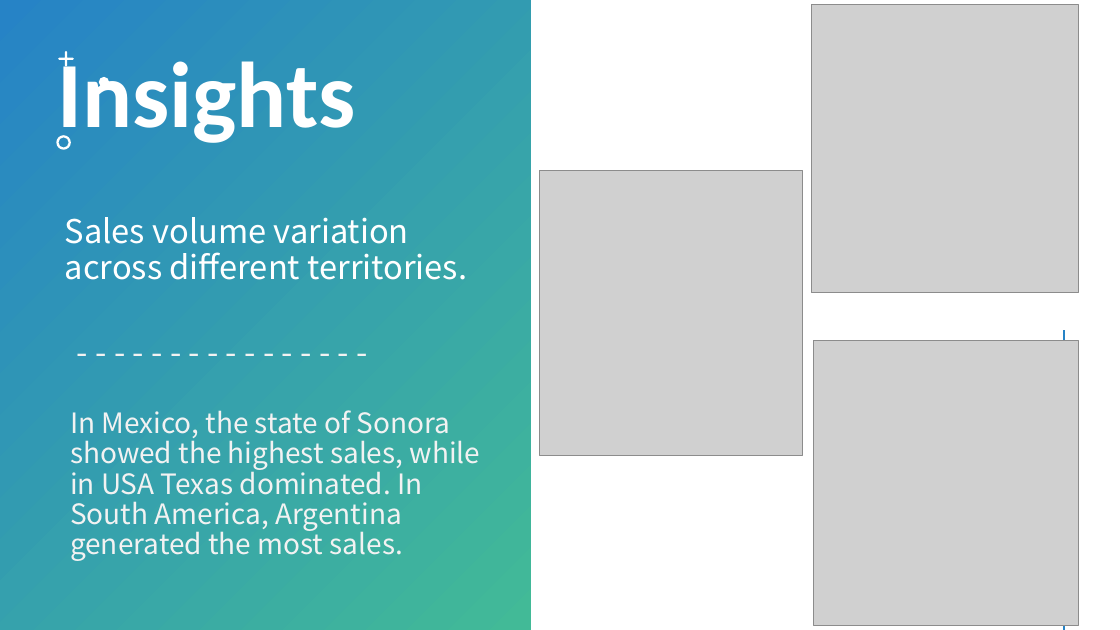
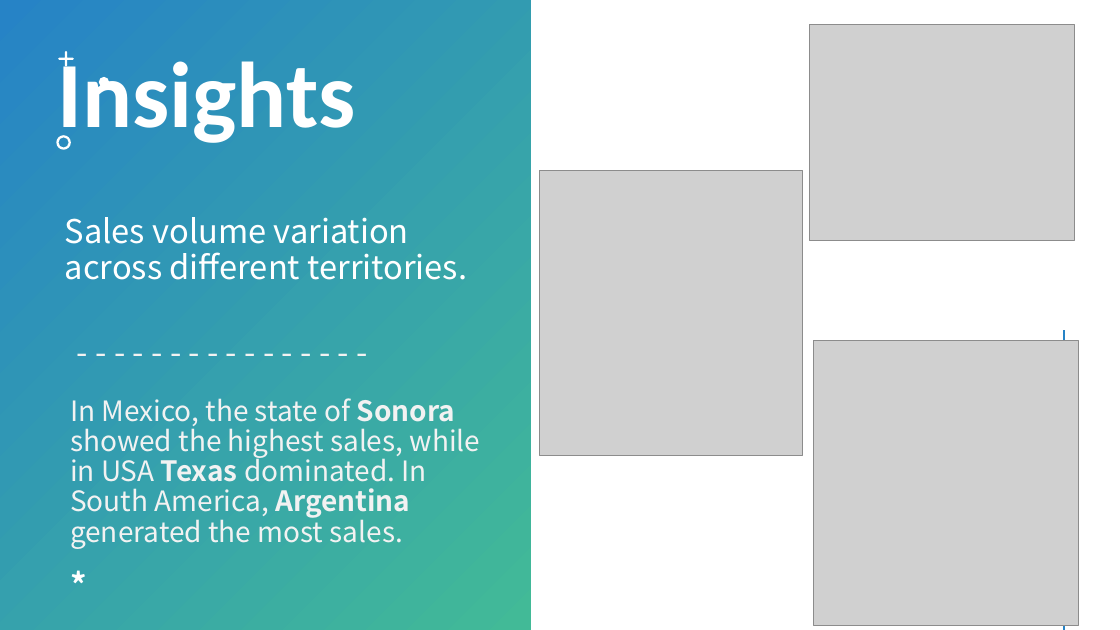
Before and after one commit to fhg99/ArcaApplication, a slide deck: slide 7 of AnalysisPresentation.pptx. Drawn at 1120x630 pixels with LibreOffice and Linux fonts; fonts in the diff are those of the drawing; grey boxes stand for pictures. Boxes give left, top, right and bottom in pixels: in the first picture for what was removed or moved away, otherwise in the second. Text is boxed around its words. In the diff, an @@ line names an element or a change of style, - is before the commit and + after.

```diff
--- a/AnalysisPresentation.pptx
+++ b/AnalysisPresentation.pptx
@@ picture: place and size @@
-picture at [812,5,1079,292]
+picture at [810,24,1075,241]
@@ text "In Mexico, the state of ...": place and size @@
-text "In Mexico, the state of ..." at [70,410,481,561]
+text "In Mexico, the state of ..." at [70,398,481,549]
@@ text "In Mexico, the state of ..." at [70,398,481,549]: bold on in "Sonora Texas Argentina" @@
@@ text added at [61,556,504,618], 28 pt, text #FFFFFF, bold @@
+*
```
Also in this commit, not shown: 6 other slides changed, 2 slides added, 1 other file.
